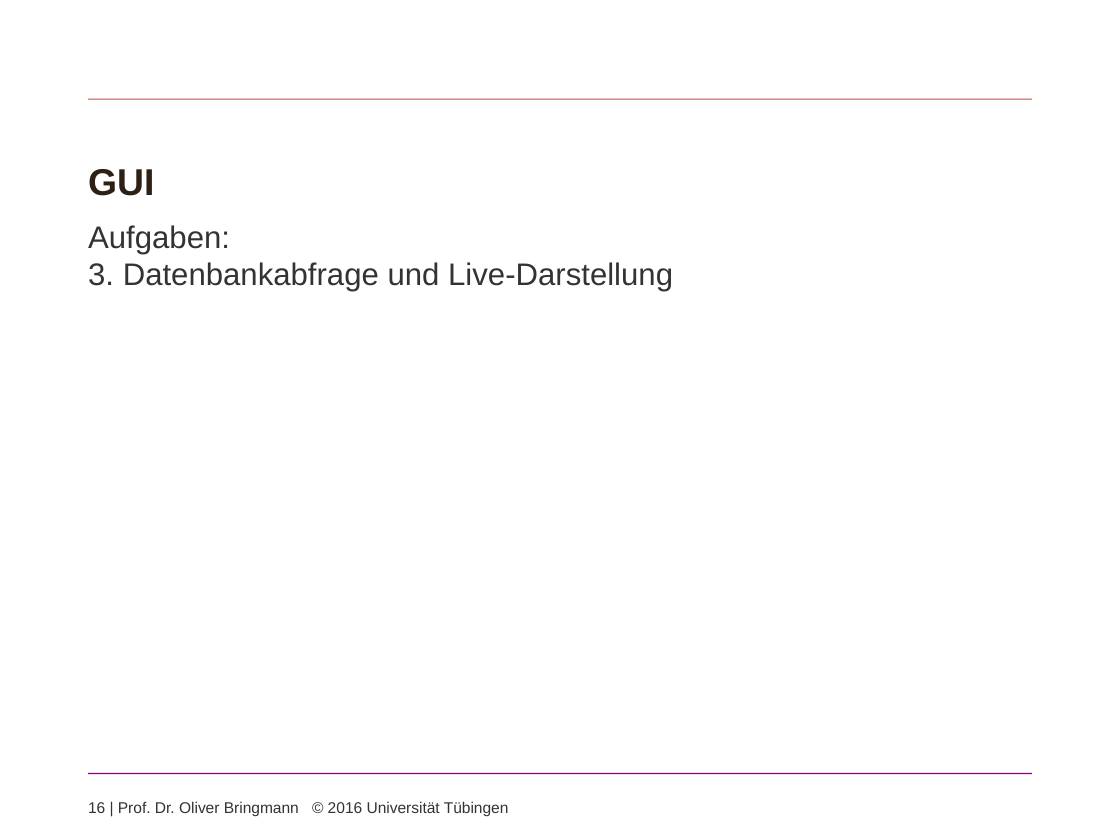
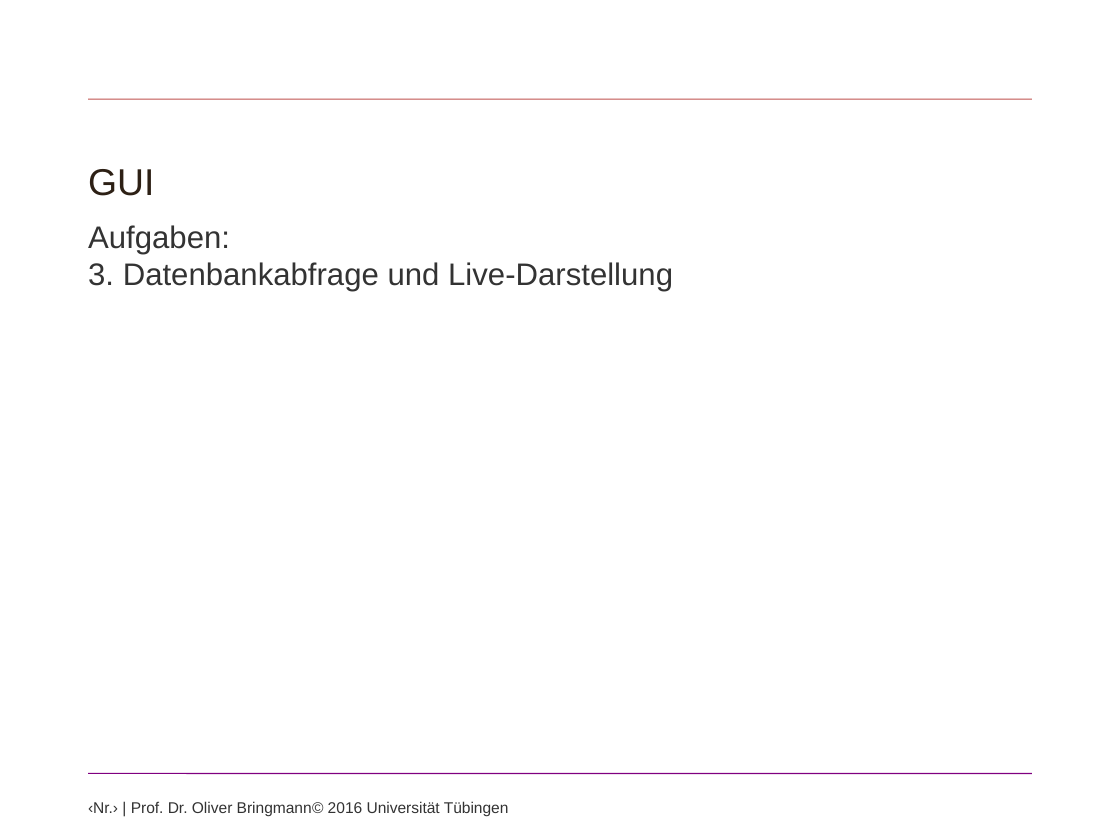
Before and after one commit to speedbyte/ProjectManagement, a slide deck: slide 16 of TeamWebProjectManagement/Praesentation/ProgrammierprojektSS2016.pptx. Drawn at 1120x840 pixels with LibreOffice and Linux fonts; fonts in the diff are those of the drawing; background and template pictures are left out. Boxes give left, top, right and bottom in pixels: in the first picture for what was removed or moved away, otherwise in the second. Text is boxed around its words. In the diff, an @@ line names an element or a change of style, - is before the commit and + after.

```diff
--- a/TeamWebProjectManagement/Praesentation/ProgrammierprojektSS2016.pptx
+++ b/TeamWebProjectManagement/Praesentation/ProgrammierprojektSS2016.pptx
@@ text "GUI" at (88,169,154,196): bold off @@
@@ text at (88,801,509,817): text changed @@
-16 | Prof. Dr. Oliver Bringmann © 2016 Universität Tübingen
+‹Nr.› | Prof. Dr. Oliver Bringmann © 2016 Universität Tübingen
```
Also in this commit, not shown: 26 other slides changed, 6 slides added, 1 slide removed, 9 other files.
